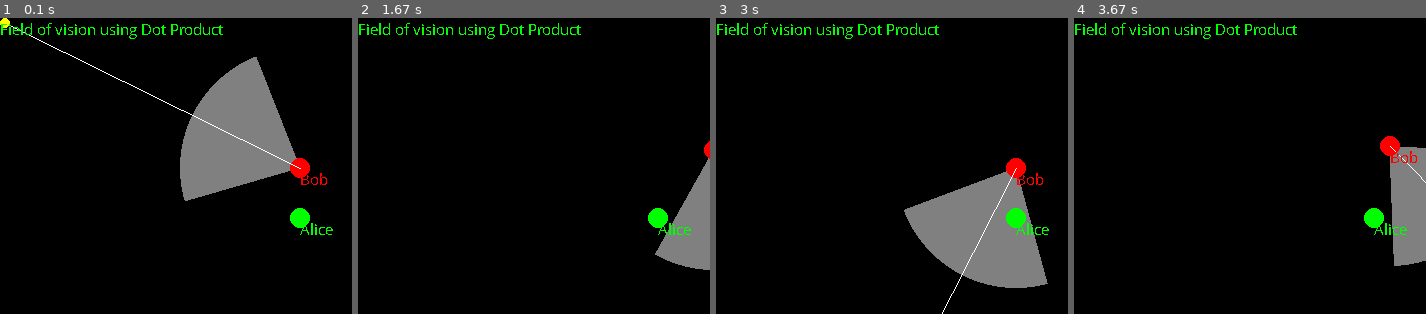
Above: before the commit, frames 1-4 (left to right).
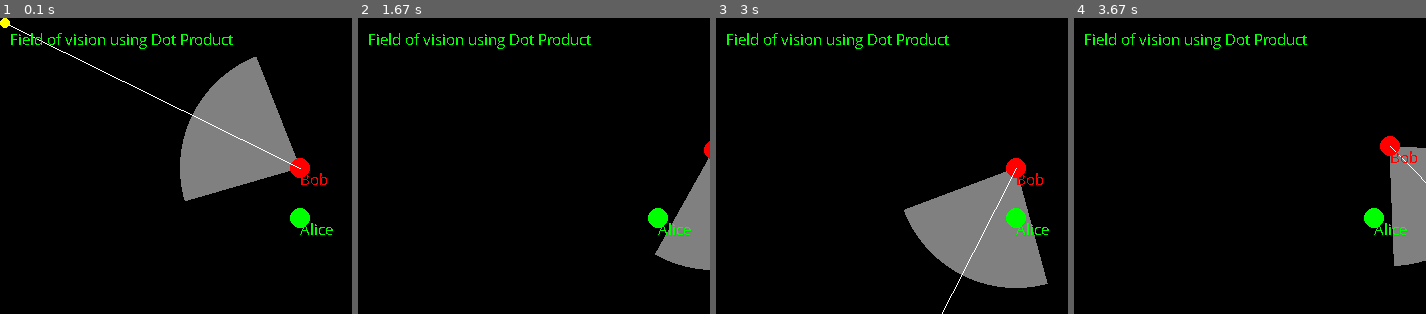
Above: after the commit, the same moments.

Repository: zyenapz/pygame-reference
Game: pygame game, started from 1. Dot Product.py
Two runs of this game, one before a commit and one after it. Both use one fixed random seed, a clock stepped at 60 frames per second and the inputs below.
Inputs (mouse positions are % of the whole screen's width and height, from its top left):
- Up to frame 1 (0.1 s): no input
- Up to frame 2 (1.67 s): hold D 0.33-0.8 s; move the mouse to (53, 55) at 0.37 s; hold W 0.83-1.13 s; move the mouse to (93, 48) at 0.87 s; hold D 1.17-1.63 s; move the mouse to (57, 57) at 1.2 s
- Up to frame 3 (3 s): hold A 1.67-2.2 s; move the mouse to (30, 51) at 1.7 s; hold S 2.23-2.53 s; move the mouse to (68, 73) at 2.27 s; hold A 2.57-2.97 s; move the mouse to (21, 74) at 2.6 s
- Up to frame 4 (3.67 s): hold W 3-3.37 s; move the mouse to (73, 15) at 3.03 s; hold D from 3.4 s (still down); move the mouse to (98, 86) at 3.43 s
The pictures show only the part of the screen within x 0-50%, y 0-50%; the shares and areas given below are measured in that part.

The runs differ from the first frame. In frame 1, 1.3% of the frame differs, in the area x 0-67%, y 1-11%; in frame 2, 1.3%; in frame 3, 1.3%; in frame 4, 1.3%.

Commit message:
Update 1. Dot Product.py

Diff:
--- a/1. Dot Product.py
+++ b/1. Dot Product.py
@@ -171,7 +171,7 @@
     screen.blit(instr2_text, (10, 570))
     screen.blit(alice_text, alice.pos)
     screen.blit(bob_text, bob.pos)
-    screen.blit(title_text, (0, 0))
+    screen.blit(title_text, (10, 10))
 
     if dot_product > VISIBLE_THRESHOLD and dist_bob_alice < VISIBLE_DISTANCE:
         warn_text = font_large.render("Bob sees Alice !", False, "green")
